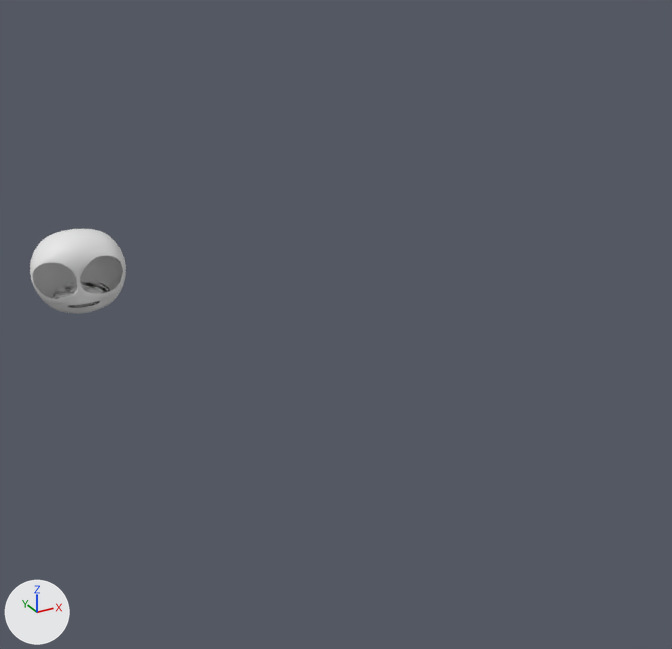
The OBJ model scenes/final_scene_real/meshes/circus/pomni/shiny_Head.obj as it was, and as the next commit left it.
One viewpoint serves both versions: a 50 mm camera at (-0.776, -1.276, 0.63) aimed at (-0.65, -1.047, 0.516). Every picture has the same lights, and +X, +Y and +Z are marked at lower left. The picture after the commit comes second. Where no turn or scale is listed for an object, it has been applied to the vertices.
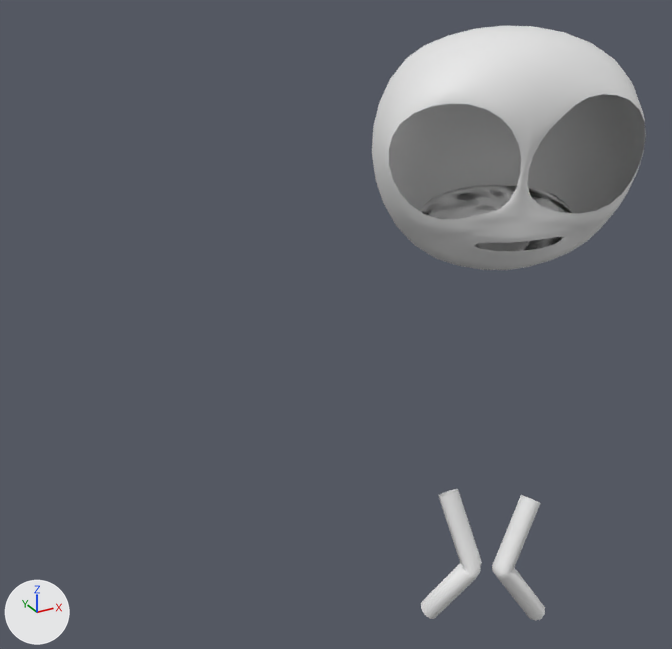
Pixel boxes [x1, y1, x2, y2] of what changed, in the pictures (672 x 649 px; the box of a moved part takes in the faces that stretch with it):
'mesh_0', reshaped (184% wider, 593% taller): before [30, 229, 126, 314]; after [372, 26, 646, 621]
part 1 of me_mesh_0, moved or reshaped: before [30, 229, 126, 314]; after [372, 26, 645, 270]
part 2 of me_mesh_0, moved or reshaped: before [53, 282, 109, 308]; after [421, 185, 573, 251]
part 3 of me_mesh_0, moved or reshaped: before [74, 302, 93, 308]; after [475, 241, 530, 251]
part 4 of me_mesh_0, added: after [492, 495, 545, 621]
part 5 of me_mesh_0, added: after [421, 489, 482, 619]

The change in detail:
me_mesh_0 is used by ob_mesh_0; location (0.0, 0.0, 0.0).
me_mesh_0 had 1822 vertices, 3544 faces and spanned x -0.722..-0.6887, y -0.9685..-0.9402, z 0.4977..0.5283.
me_mesh_0 now has 1958 vertices, 3776 faces and spans x -0.6682..-0.6052, y -1.1288..-1.0732, z 0.444..0.6075.
me_mesh_0 part 1: the loose piece of 939 vertices spanning x -0.722..-0.6887, y -0.9685..-0.9402, z 0.4977..0.5283 is turned -10.9 degrees about the z axis through its middle and scaled by 1.87, then moved by (0.0695, -0.146, 0.066).
me_mesh_0 part 2: the loose piece of 385 vertices spanning x -0.7155..-0.6951, y -0.9664..-0.9471, z 0.4983..0.5082 is turned -10.9 degrees about the z axis through its middle and scaled by 1.87, then moved by (0.0686, -0.148, 0.0575).
me_mesh_0 part 3: the loose piece of 498 vertices spanning x -0.7091..-0.701, y -0.9617..-0.9516, z 0.5005..0.5035 is turned -10.9 degrees about the z axis through its middle and scaled by 1.87, then moved by (0.0689, -0.1481, 0.0565).
me_mesh_0 part 4: a new loose piece of 68 vertices spanning x -0.6368..-0.6194, y -1.1194..-1.1075, z 0.444..0.4828.
me_mesh_0 part 5: a new loose piece of 68 vertices spanning x -0.651..-0.6381, y -1.113..-1.0961, z 0.444..0.484.
